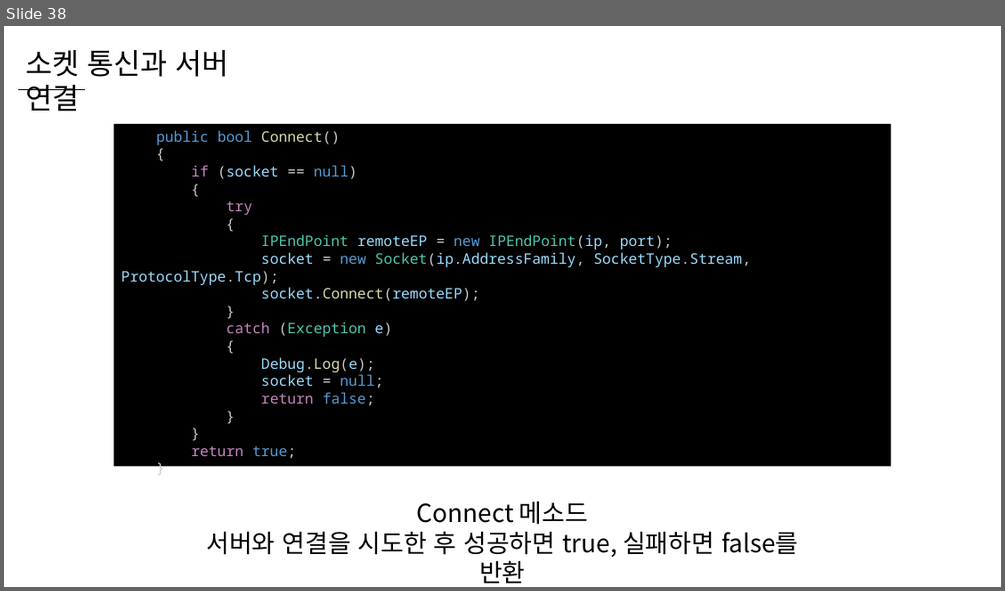
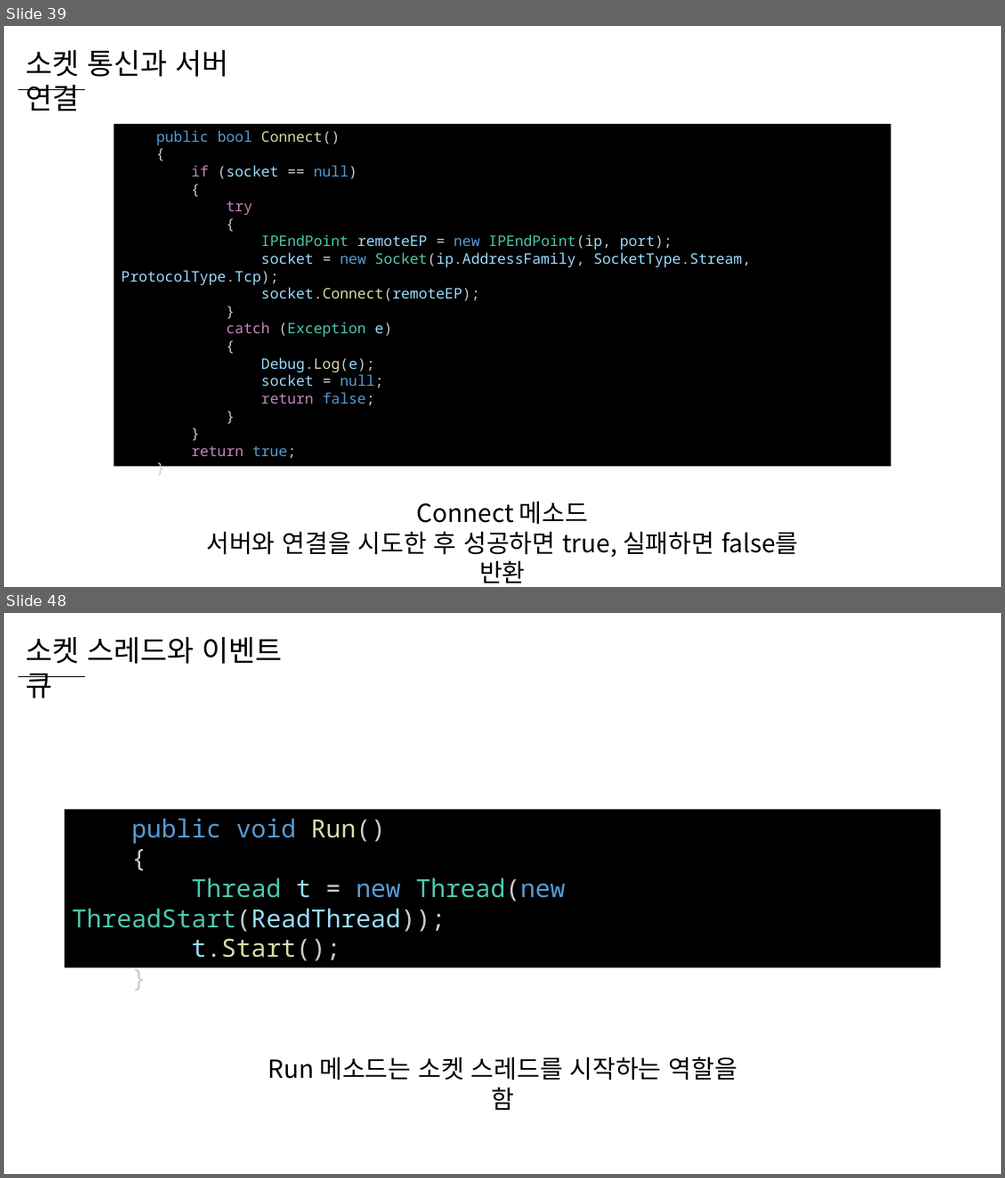
Before and after one commit to WooLyung/2023-Unity-Lecture, a slide deck: Day 1/Day 1.pptx. Shown one above the other, each under a label of ours: slide 38 before the commit, slides 39 and 48 after it; the slides between them are not shown. The pictures are 1005x591 and 1005x1178 pixels, drawn with LibreOffice and Linux fonts; fonts in the diff are those of the drawing. Boxes give left, top, right and bottom in pixels: in the first picture for what was removed or moved away, otherwise in the second. Text is boxed around its words. In the diff, an @@ line names an element or a change of style, - is before the commit and + after.

```diff
--- a/Day 1/Day 1.pptx
+++ b/Day 1/Day 1.pptx
@@ slide 48 added at [4, 613, 1001, 1174], background #FFFFFF @@
@@ text added at [25, 637, 282, 664], 28 pt, text #000000 @@
+소켓 스레드와 이벤트 큐
@@ line added from (18, 676) to (85, 676), #000000 0.5 pt @@
@@ rectangle added at [65, 809, 941, 967], fill #000000, 24 pt, text #4EC9B0 @@
+public void Run()
+{
+Thread t = new Thread(new ThreadStart(ReadThread));
+t.Start();
+}
@@ text added at [267, 1056, 737, 1080], 24 pt, text #000000 @@
+Run 메소드는 소켓 스레드를 시작하는 역할을 함
@@ what was slide 38 is now slide 39 @@
```
Also in this commit, not shown: 8 slides changed, 19 other slides added, 1 slide removed, 7 other files.
